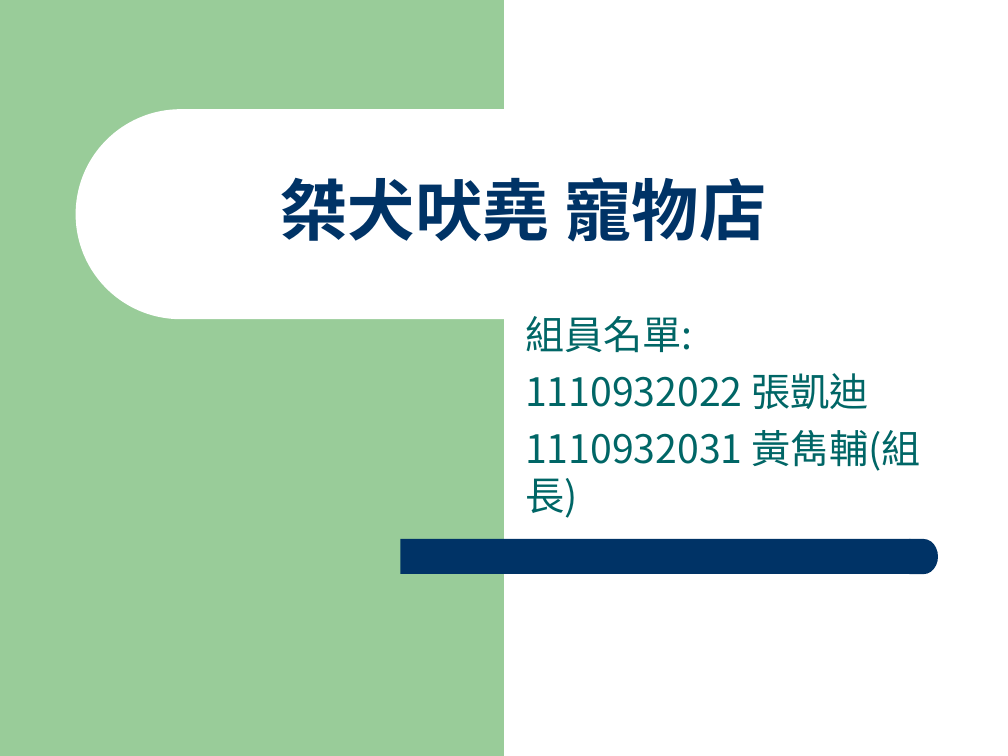
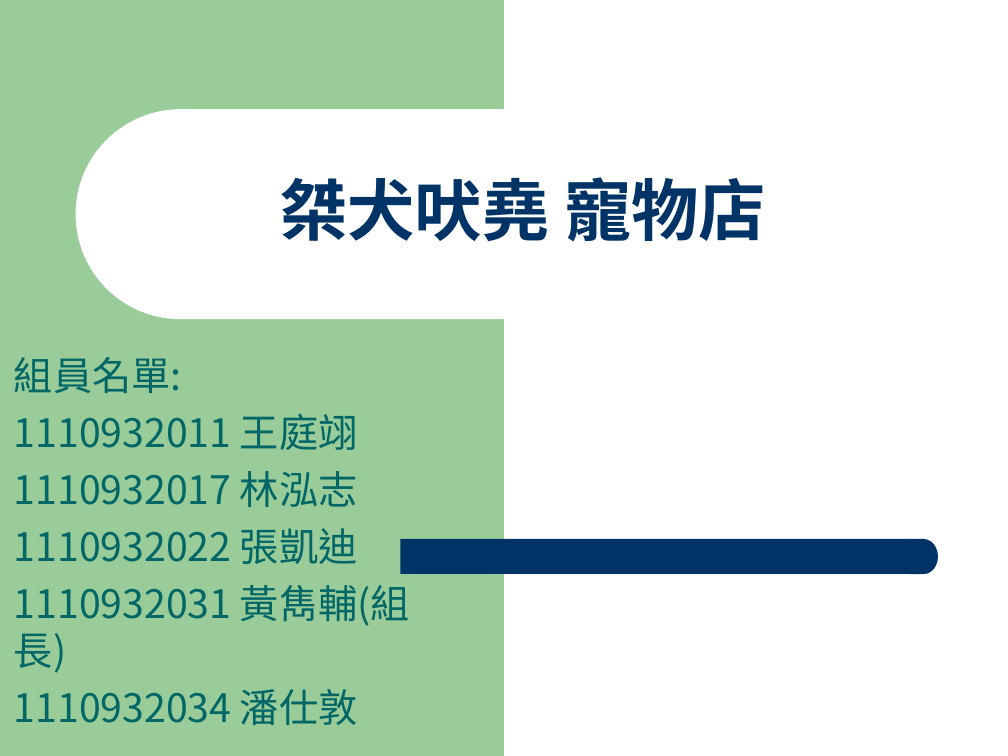
Before and after one commit to frank1110932031/1110932031, a slide deck: slide 1 of 桀犬吠堯 寵物店.ppt. Drawn at 1008x756 pixels with LibreOffice and Linux fonts; fonts in the diff are those of the drawing. Boxes give left, top, right and bottom in pixels: in the first picture for what was removed or moved away, otherwise in the second. Text is boxed around its words. In the diff, an @@ line names an element or a change of style, - is before the commit and + after.

```diff
--- a/桀犬吠堯 寵物店.ppt
+++ b/桀犬吠堯 寵物店.ppt
@@ subtitle "組員名單:": place and size @@
-subtitle "組員名單:" at bbox=[525, 316, 921, 518]
+subtitle "組員名單:" at bbox=[14, 357, 410, 725]
@@ subtitle at bbox=[14, 414, 357, 507]: paragraphs added @@
+1110932011 王庭翊
+1110932017 林泓志
@@ subtitle at bbox=[14, 689, 357, 725]: paragraph added @@
+1110932034 潘仕敦
```
